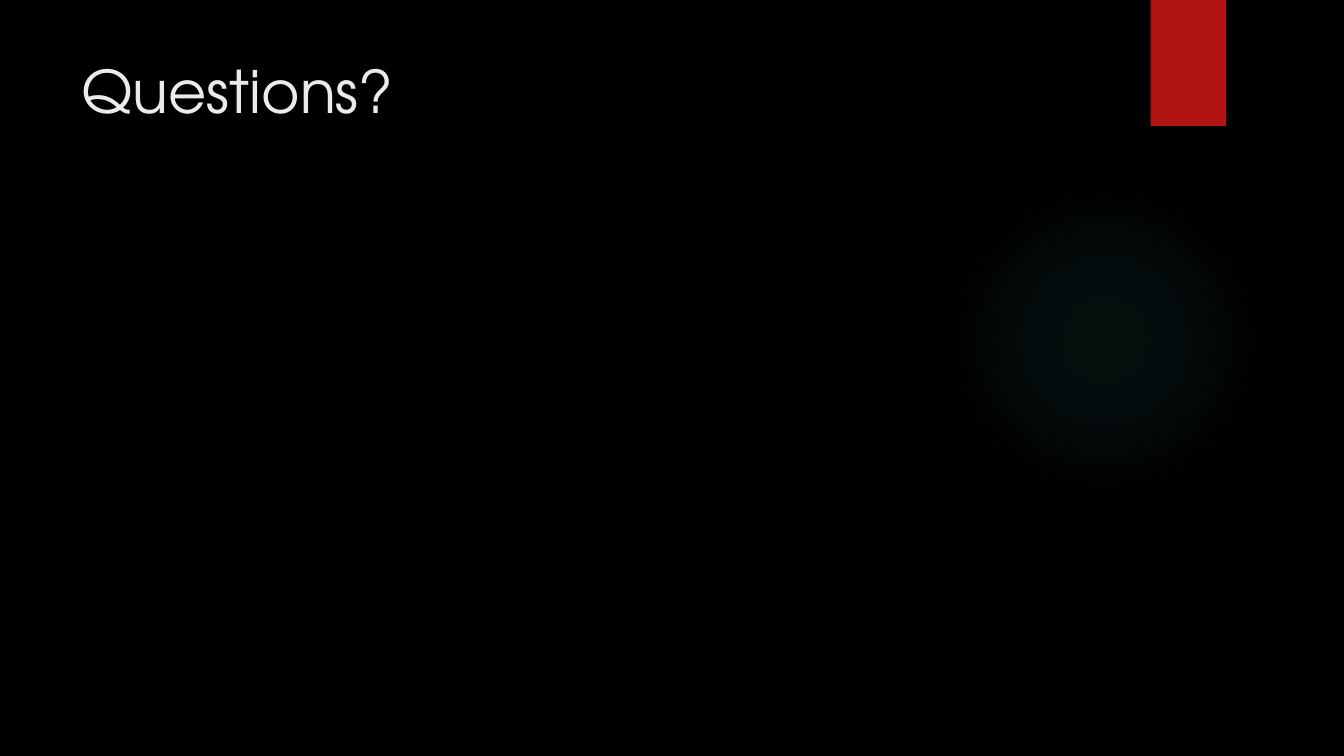
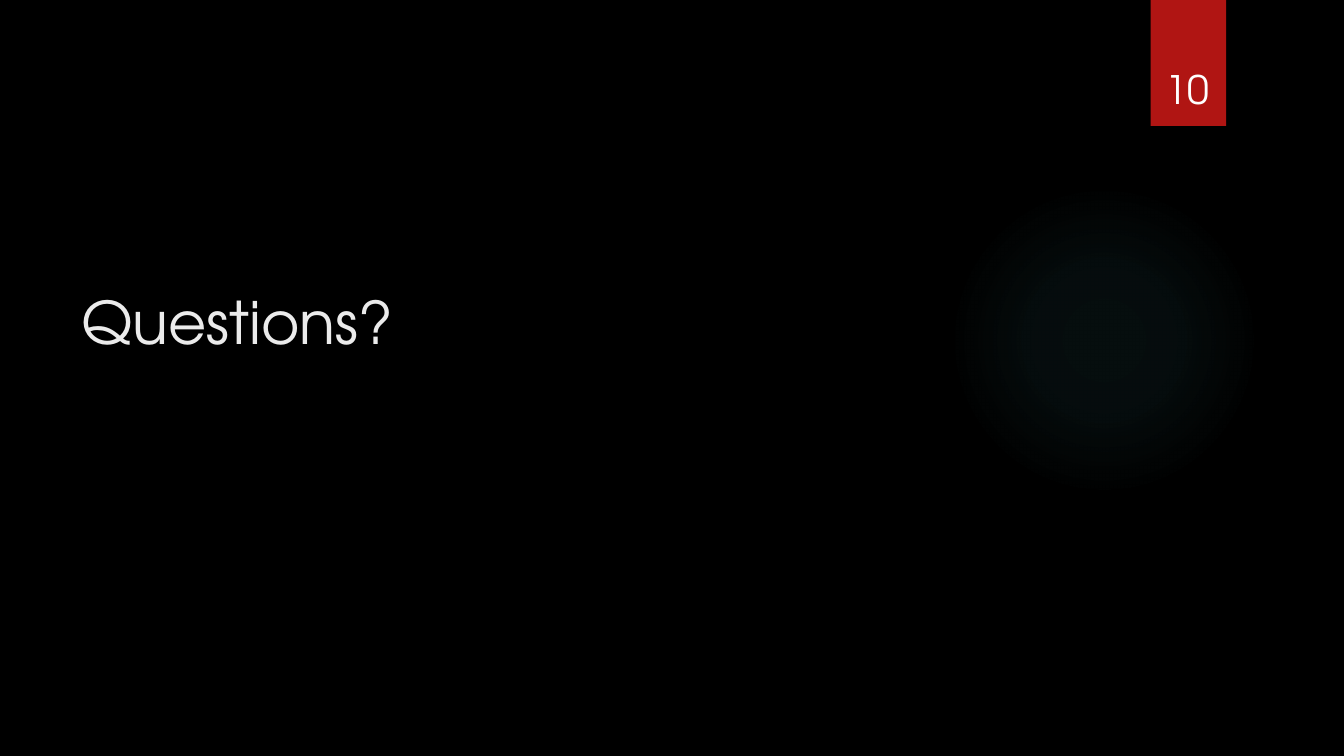
Before and after one commit to BladesOfBaconIV/finalYearProject, a slide deck: slide 10 of documents/interim-presentation/Machine Learning Using Python Frameworks.pptx (slide 8 before the commit). Drawn at 1344x756 pixels with LibreOffice and Linux fonts; fonts in the diff are those of the drawing; background and template pictures are left out. Boxes give left, top, right and bottom in pixels: in the first picture for what was removed or moved away, otherwise in the second. Text is boxed around its words. In the diff, an @@ line names an element or a change of style, - is before the commit and + after.

```diff
--- a/documents/interim-presentation/Machine Learning Using Python Frameworks.pptx
+++ b/documents/interim-presentation/Machine Learning Using Python Frameworks.pptx
@@ page number added at (1166,74,1209,105), 28 pt, text #FFFFFF @@
+10
@@ title "Questions?": place and size @@
-title "Questions?" at (81,68,393,114)
+title "Questions?" at (81,299,393,345)
```
Also in this commit, not shown: 7 other slides changed, 2 slides added, 1 other file.
